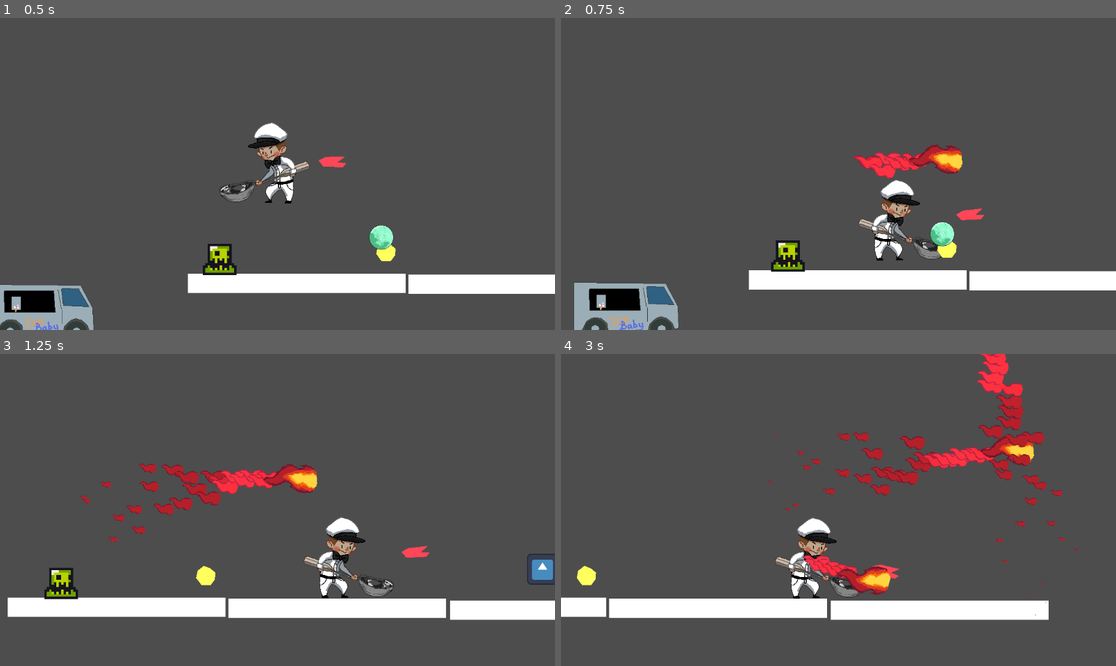
Above: before the commit, frames 1-4 (two rows, left to right).
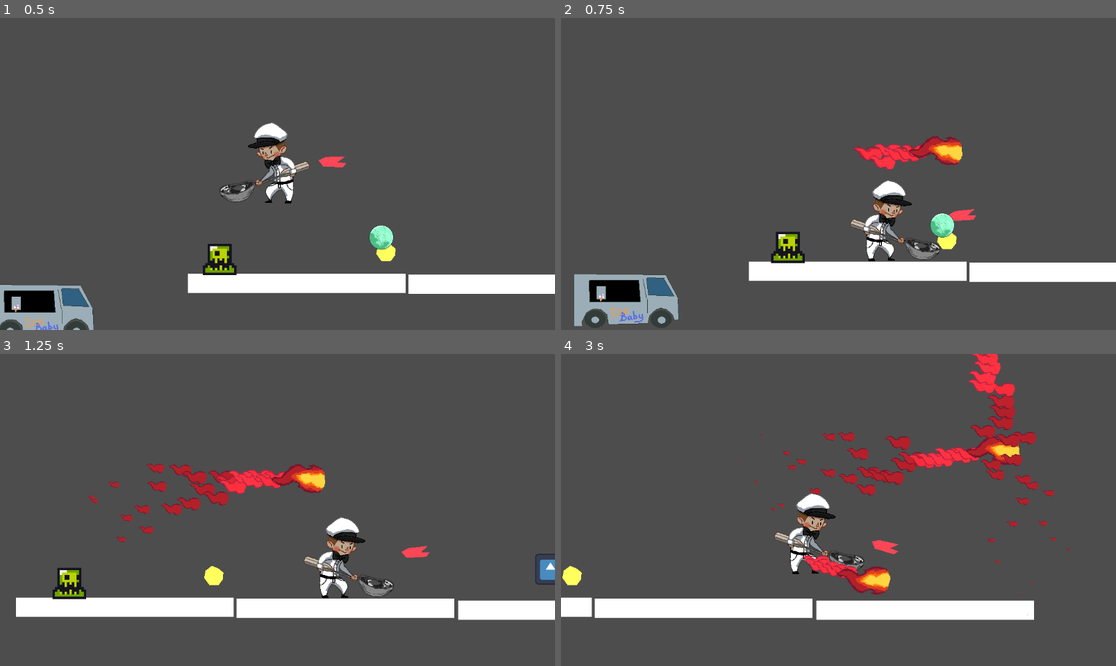
Above: after the commit, the same moments.

Repository: KarlJungtow/Minijam_icecream
Game: Godot game, scene res://scenes/test_level.tscn
Same seed, same stepped clock (60 frames per second), same inputs: the game is played once before the commit and once after it. The engine's default icon, where the game draws it, is replaced by a stand-in: a white triangle on a blue panel in a dark square.
Inputs (mouse positions are in pixels of both pictures, inside the frame that each line leads up to):
- Up to frame 1 (0.5 s): no input
- Up to frame 2 (0.75 s): move the mouse to (960, 158) at 0.52 s; press the mouse at (960, 158) at 0.53 s; hold D (move-right) from 0.53 s (still down)
- Up to frame 3 (1.25 s): keep holding D (move-right); tap W (jump) at 0.77 s
- Up to frame 4 (3 s): move the mouse to (727, 525) at 1.27 s; release the mouse at (727, 525) at 1.28 s; click (727, 525) at 1.35 s; tap W (jump) at 1.52 s; move the mouse to (894, 441) at 2.02 s; release D (move-right) at 2.03 s; press the mouse at (894, 441) at 2.03 s; hold A (move-left) 2.03-2.78 s; move the mouse to (810, 572) at 2.77 s; release the mouse at (810, 572) at 2.78 s; hold D (move-right) from 2.78 s (still down); click (810, 572) at 2.85 s

Frame 1 is identical in both runs. In frame 2, 9.7% of the frame differs, in the area x 2-100%, y 37-100%; in frame 3, 3.3%; in frame 4, 7.1%.
Error before the commit: Attempt to call function 'play' in base 'null instance' on a null instance. (res://scenes/player.gd:47)
Error after the commit: Attempt to call function 'play' in base 'null instance' on a null instance. (res://scenes/player.gd:49)

Commit message:
Update player.gd

Diff:
--- a/scenes/player.gd
+++ b/scenes/player.gd
@@ -3,6 +3,8 @@
 
 const SPEED = 800.0
 const JUMP_VELOCITY = -400.0
+const RECOIL_STRENGTH = 1000
+
 
 const flame_scene = preload("res://scenes/flame.tscn")
 
@@ -78,6 +80,10 @@
 			instance.rotation = $FlameThrowerAnchor.rotation
 			$FlameThrowerAnchor/Flames.add_child(instance)
 
+			var recoil_direction = ($FlameThrowerAnchor.global_position - get_global_mouse_position()).normalized()
+			velocity += recoil_direction * RECOIL_STRENGTH
+
+			move_and_slide()
 func _on_player_detection_box_area_entered(area):
 	if get_tree().get_nodes_in_group("CheckPoint").has(area):
 		start_pos = area.position
